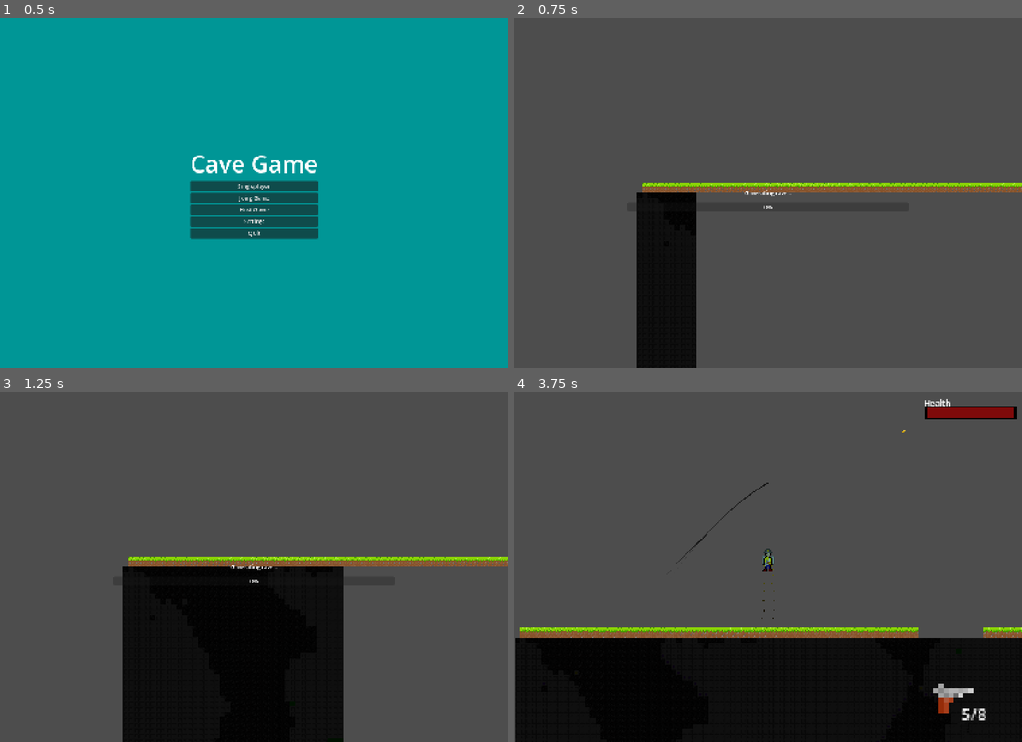
Above: before the commit, frames 1-4 (two rows, left to right).
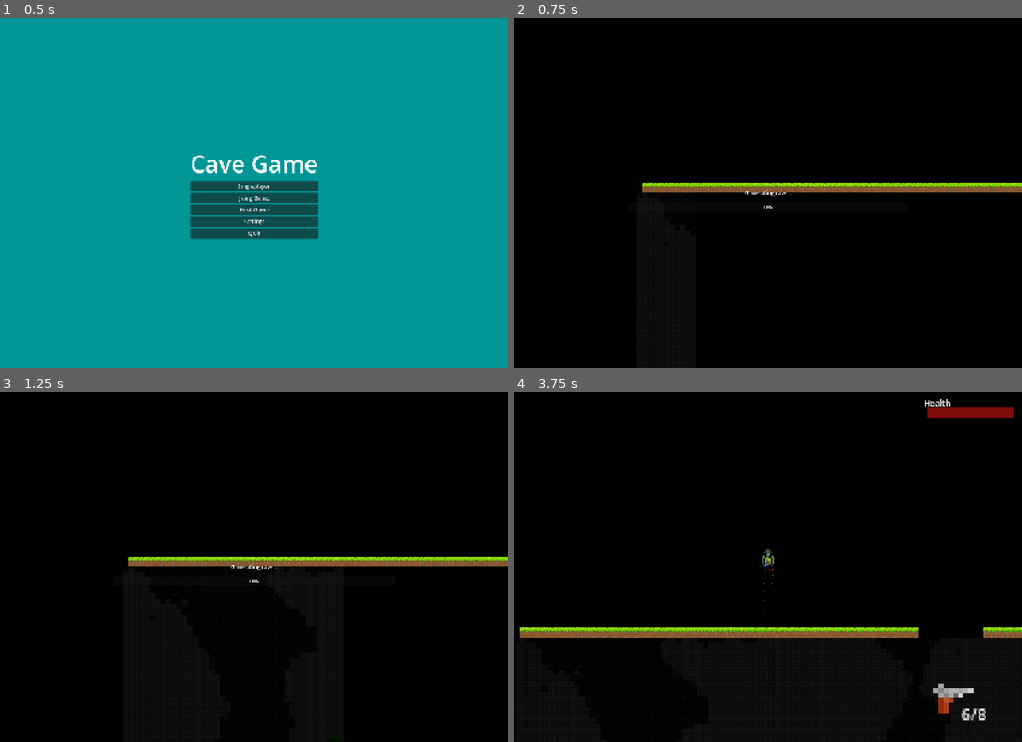
Above: after the commit, the same moments.

Repository: dullee/cave_game
Game: Godot game, scene res://scenes/start_menu.tscn
The game is run twice, just before and just after one commit, with the same random seed, the same clock (stepped at 60 frames per second) and the same inputs. The engine's default icon, where the game draws it, is replaced by a stand-in: a white triangle on a blue panel in a dark square.
Inputs (mouse positions are in pixels of both pictures, inside the frame that each line leads up to):
- Up to frame 1 (0.5 s): no input
- Up to frame 2 (0.75 s): click "Singleplayer" at 0.5 s
- Up to frame 3 (1.25 s): no input
- Up to frame 4 (3.75 s): move the mouse to (879, 549) at 1.27 s; tap A (a) at 1.35 s; tap D (d) at 1.55, 2.1 s; tap Enter at 2 s; move the mouse to (666, 584) at 2.02 s; click (666, 584) at 2.3 s; move the mouse to (818, 490) at 2.77 s; press the mouse at (818, 490) at 2.78 s; hold Shift (left_shift) 2.78-3.53 s; tap R (r) at 3.05, 3.6 s; move the mouse to (742, 637) at 3.52 s; release the mouse at (742, 637) at 3.53 s

Frame 1 is identical in both runs. In frame 2, 92% of the frame differs, in the area x 0-100%, y 0-100%; in frame 3, 76%; in frame 4, 67%.

Commit message:
Add reload state, tweak weapon/bullet configs
Introduce an is_reloading flag and guards to prevent shooting/reloading while a reload is in progress; play reload and shoot sounds at appropriate times and wait fire_rate after reload before re-enabling shooting. Adjust bullet scene: halve collision/visual sizes and reduce Line2D width. Change default environment clear color to black and shorten WeaponData.reload_time from 1.5 to 1.0s. Also remove some redundant scale properties and add brief debug prints.

Diff:
--- a/project.godot
+++ b/project.godot
@@ -130,3 +130,4 @@
 
 textures/canvas_textures/default_texture_filter=0
 rendering_device/driver.windows="d3d12"
+environment/defaults/default_clear_color=Color(0, 0, 0, 1)
--- a/scenes/bullet.tscn
+++ b/scenes/bullet.tscn
@@ -4,7 +4,7 @@
 [ext_resource type="Texture2D" uid="uid://bj0nwb3inn1yw" path="res://assets/texture/bullet.png" id="2_y25gk"]
 
 [sub_resource type="RectangleShape2D" id="RectangleShape2D_y25gk"]
-size = Vector2(14, 14)
+size = Vector2(7, 7)
 
 [sub_resource type="Curve" id="Curve_y25gk"]
 _data = [Vector2(0, 1), 0.0, 0.0, 0, 0, Vector2(1, 0), 0.0, 0.0, 0, 0]
@@ -36,16 +36,13 @@
 script = ExtResource("1_y25gk")
 
 [node name="Node" type="CollisionShape2D" parent="." unique_id=65229570]
-scale = Vector2(0.5, 0.5)
 shape = SubResource("RectangleShape2D_y25gk")
 
 [node name="Line2D" type="Line2D" parent="." unique_id=1849038595]
 show_behind_parent = true
 top_level = true
-position = Vector2(-6, 0)
-scale = Vector2(0.5, 0.5)
 points = PackedVector2Array(0, 0, -49, 0)
-width = 7.13
+width = 3.0
 width_curve = SubResource("Curve_y25gk")
 default_color = Color(0.50980395, 0.50980395, 0.50980395, 1)
 gradient = SubResource("Gradient_l5glv")
@@ -57,5 +54,4 @@
 texture = ExtResource("2_y25gk")
 
 [node name="PointLight2D" type="PointLight2D" parent="." unique_id=613781966]
-scale = Vector2(0.5, 0.5)
 texture = SubResource("GradientTexture2D_qncy5")
--- a/scripts/weapon_component.gd
+++ b/scripts/weapon_component.gd
@@ -14,7 +14,7 @@
 var can_shoot = true
 var current_ammo: int
 var reload_time: float
-
+var is_reloading := false
 #------------------------test----------------------
 var dynamite = preload("res://scenes/dynamite.tscn")
 #----------------------------------------------------
@@ -28,27 +28,28 @@
 		return
 	if input_manager.is_action_just_pressed("mouse_2"):
 		_throw_item.rpc()
-	if input_manager.is_action_just_pressed("r") and can_shoot and current_ammo < data.max_ammo:
+	if input_manager.is_action_just_pressed("r") and not is_reloading and current_ammo < data.max_ammo:
 		reload()
-		sound_component.play_sound("reload")
+		print("reloading")
 
 func _process(_delta: float) -> void:
 	if not is_multiplayer_authority() :
 		return
 	if input_manager.is_action_pressed("mouse_1") and can_shoot and current_ammo > 0:
 		_do_shoot()
-		sound_component.play_sound("shoot")
-	if current_ammo <= 0:
+		print("shooting")
+
+	if current_ammo <= 0 and not is_reloading:  # ← guard here too
 		reload()
 
 func _do_shoot():
 	current_ammo -= 1
 	ammo_changed.emit(current_ammo, data.max_ammo)
 	can_shoot = false
-	# Tell all peers (including self) to spawn the bullet
+	sound_component.play_sound("shoot")
 	_spawn_bullet.rpc(muzzle.global_position, muzzle.global_transform.x)
 	await get_tree().create_timer(data.fire_rate).timeout
-	can_shoot = true
+	if not is_reloading: can_shoot = true
 
 @rpc("any_peer", "call_local", "reliable")
 func _spawn_bullet(pos: Vector2, dir: Vector2) -> void:
@@ -62,10 +63,14 @@
 func reload():
 	if not is_multiplayer_authority():
 		return
+	is_reloading = true
 	can_shoot = false
+	sound_component.play_sound("reload")
 	await get_tree().create_timer(reload_time).timeout
 	current_ammo = data.max_ammo
 	ammo_changed.emit(current_ammo, data.max_ammo)
+	is_reloading = false
+	await get_tree().create_timer(data.fire_rate).timeout
 	can_shoot = true
 
 @rpc("any_peer", "call_local", "reliable")
@@ -75,7 +80,6 @@
 	dynamite_instance.direction = muzzle.global_transform.x
 	get_tree().root.add_child(dynamite_instance)
 
-
 func _on_inputs_disabled() -> void:
 	set_process(false)
 	set_process_unhandled_input(false)
--- a/scripts/weapon_data.gd
+++ b/scripts/weapon_data.gd
@@ -6,6 +6,6 @@
 @export var bullet_speed: float = 600.0
 @export var bullet_scene: PackedScene
 @export var max_ammo: int = 8
-@export var reload_time: float = 1.5
+@export var reload_time: float = 1.0
 
 @export var shoot_sound: SoundData
